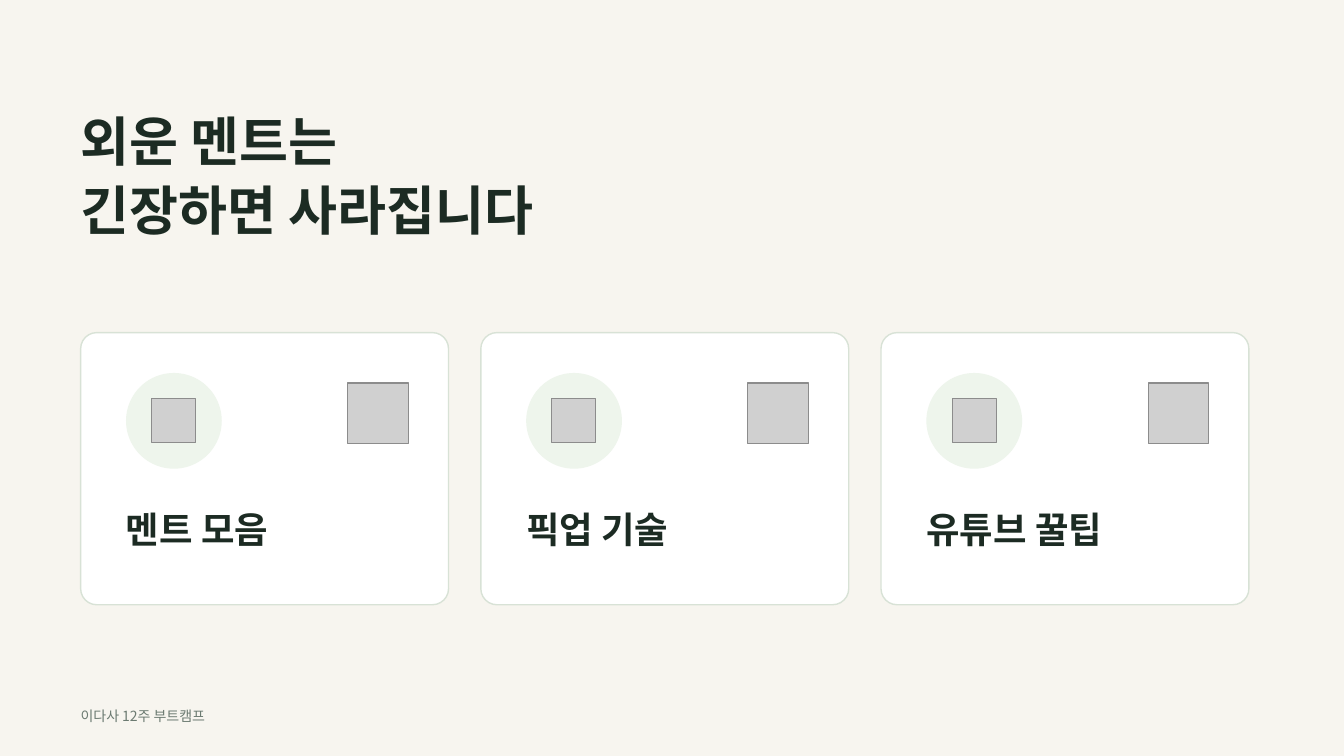
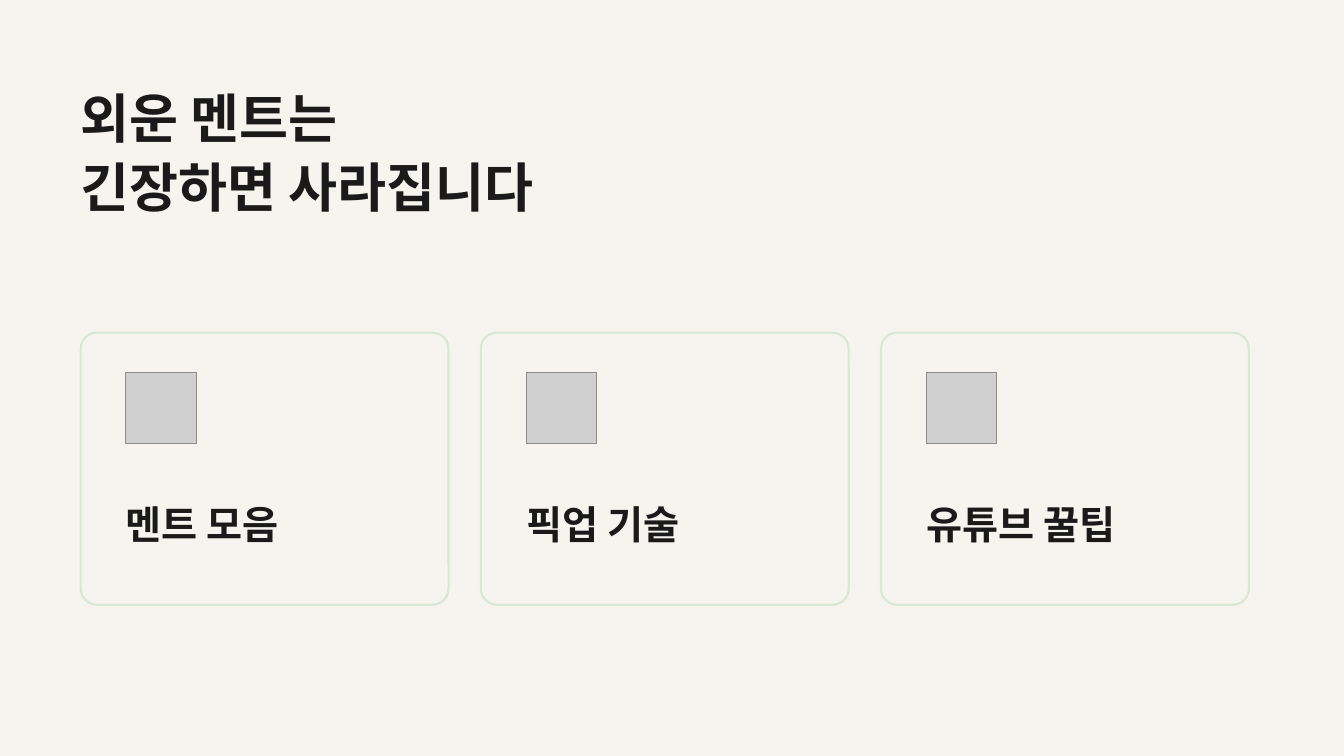
Before and after one commit to wnsgh55811-boop/speed, a slide deck: slide 6 of idasa-ot/이다사_12주부트캠프_OT.pptx (slide 7 before the commit). Drawn at 1344x756 pixels with LibreOffice and Linux fonts; fonts in the diff are those of the drawing; grey boxes stand for pictures. Boxes give left, top, right and bottom in pixels: in the first picture for what was removed or moved away, otherwise in the second. Text is boxed around its words. In the diff, an @@ line names an element or a change of style, - is before the commit and + after.

```diff
--- a/idasa-ot/이다사_12주부트캠프_OT.pptx
+++ b/idasa-ot/이다사_12주부트캠프_OT.pptx
@@ background #F7F5EF to #F6F4EE @@
@@ title "외운 멘트는": place and size @@
-title "외운 멘트는" at box(81, 116, 534, 235)
+title "외운 멘트는" at box(81, 93, 534, 212)
@@ title "외운 멘트는" at box(81, 93, 534, 212): text colour #1C2B23 to #1A1A1A @@
@@ fill #FFFFFF to #F6F4EE; outline #D8E2D6 1 pt to #D7E8D5 1.5 pt in 3 elements at box(81, 333, 449, 605), box(481, 333, 849, 605), box(881, 333, 1249, 605) @@
@@ ellipse removed at box(126, 373, 222, 469) @@
@@ picture added at box(126, 373, 197, 444) @@
@@ picture removed at box(348, 383, 408, 444) @@
@@ ellipse removed at box(526, 373, 622, 469) @@
@@ picture added at box(526, 373, 597, 444) @@
@@ picture removed at box(748, 383, 809, 444) @@
@@ ellipse removed at box(927, 373, 1022, 469) @@
@@ picture added at box(927, 373, 997, 444) @@
@@ picture removed at box(1148, 383, 1209, 444) @@
@@ picture removed at box(152, 399, 197, 444) @@
@@ picture removed at box(553, 399, 597, 444) @@
@@ picture removed at box(953, 399, 997, 444) @@
@@ size 26 to 28 pt, text colour #1C2B23 to #1A1A1A in 3 elements at box(126, 506, 279, 542), box(526, 506, 679, 543), box(926, 506, 1115, 543) @@
@@ text removed at box(81, 709, 205, 722) @@
-이다사 12주 부트캠프
```
Also in this commit, not shown: 29 other slides changed, 1 slide removed, 3 other files.
